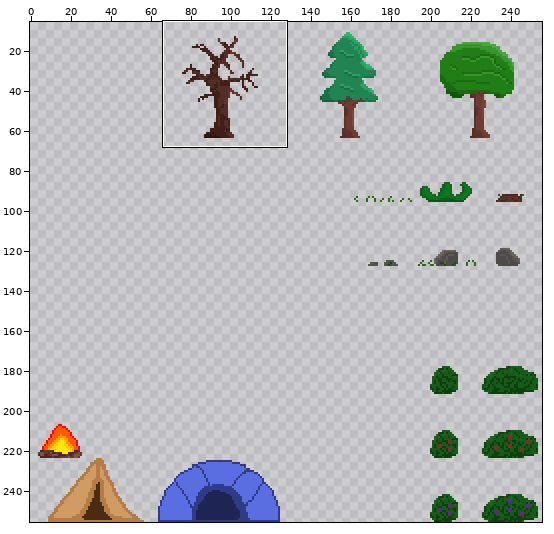
Sprite sheet: Vojtech/Assets/Sprites/Forest/Forest_Tilemap.png. The picture above shows the old version from afar; the outline marks the close-up.
Close-up. Earlier state:
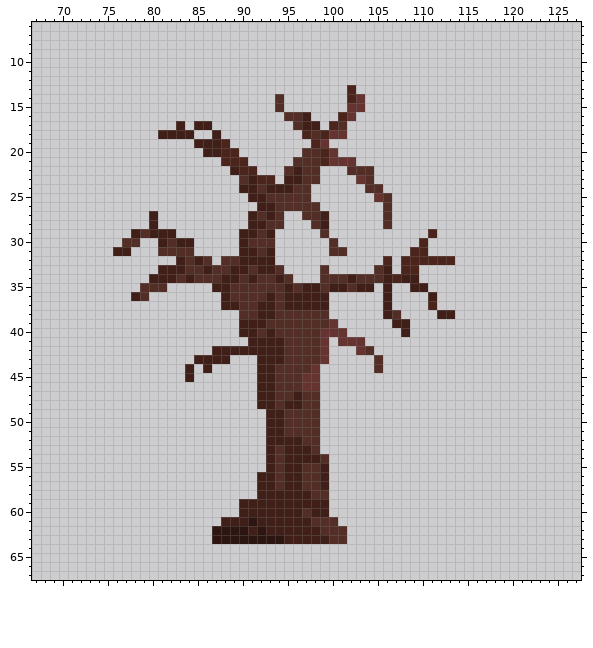
The file is 256x256 pixels. Colours within 5 levels of each other are drawn and written as one. Shown: x 67..127, y 6..67. The wide view leaves out empty margins. The commit also changed other parts of the picture, which this record leaves out.
The same view after the edit:
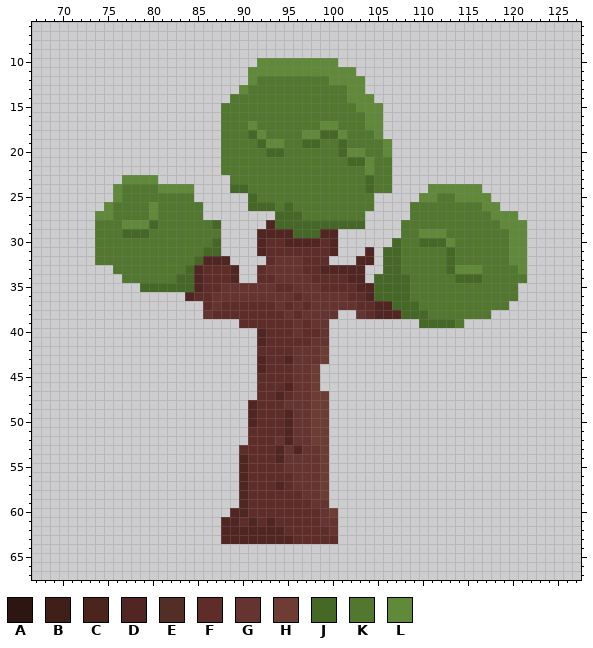
Palette (. is transparent): A #2d1611  B #401f18  C #4b241c  D #512522  E #532e27  F #5e2c29  G #653330  H #6d3d34  J #466826  K #52772f  L #61893a
Changes in this commit:
Changed rows in their new state; - is an unchanged pixel.
first column x 74:
10 ------------------LLLLLLLLL---------------------
11 -----------------LLLLLLLLLLLL-------------------
12 -----------------LKKKKKKKKLLLL------------------
13 ----------------LKKKKKKKKKKKLL------------------
14 ---------------KKKKKKKKKKKKKLLL-----------------
15 --------------KKKKKKKKKKKKKKKLLL----------------
16 --------------KKKKKKKKKKKKKKKKLL----------------
17 ---------.-..-KKKLKKKKKKKLLKKKLL----------------
18 -------....--.KKKJLKKKKLLJJLKKKL----------------
19 -----------...KKKKJLLKKJJKKJKKKKL---------------
20 ------------..KKKKKJJKKKKKKJLLKKL---------------
21 --------------KKKKKKKKKKKKKKJJLKK---------------
22 --------------KKKKKKKKKKKKKKKKLKK---------------
23 ---LLLL--------KKKKKKKKKKKKKKKJKK---------------
24 --LKKKKLLLL----JJKKKKKKKKKKKKKJKK----LLLLLL-----
25 --LKKKKKKKK------JKKKKKKKKKKKKK..---LLKKLLLL----
26 -LKKKKLKKKKK-----JJJKJKKKKKKKKK-.--KKKKKKKKLL---
27 LLKKKKLKKKKK-----...JJJKKKKKKK--.--KKKKKKKKKLLL-
28 KKKLLLJKKKKKKJ---..DJJJJJJJJJJ--.-KKKKKKKKKKKLLL
29 KKKJJJKKKKKKKK--..DDDDJJJDD-------KKLLLKKKKKKKLL
30 KKKKKKKKKKKKKJ--..DFFDDDDFD------JKKJJJLKKKKKKLL
31 KKKKKKKKKKKKJJ--..DFFFFFFFD.--D-JJKKKKKJKKKKKKLL
32 KKKKKKKKKKKJDDD....FGGGFFF---DD-JJKKKKKJKKKKKKLL
33 --KKKKKKKKJDFFFD..FGGGGFFDDDDD-.JJKKKKKJLLLKKKKL
34 ---KKKKKKJJDFFFD..FFGGGGFFFFDD.JJJJKKKKKJJJKKKKK
35 -----JJJJJJDFFGGGGGGFFGGGFFFFDDJJJJKKKKKKKKKKKK-
36 ----..----DFFGGGGGGGGGFGGGGGFFDJJJJKKKKKKKKKKKK-
37 ------------FGFFFFFFGFGFGGGGGFFDDJJJKKKKKKKKKK--
38 ------------GFFFFFFFFGFGGGG--GFDDDJJJKKKKKKK----
39 ----------------FFFFFFGFGG.------..-JJJJK-------
40 ----------------..DFFFGFF-..------.-------------
41 -----------------.DFFFFFG--...------------------
42 -------------.....FFFFGGGH---..-----------------
43 -----------....---DFFDGGGH-----.----------------
44 ----------.-.-----DFFFGGH------.----------------
45 ----------.-------FFFFG-H-----------------------
46 ------------------FFFDG-H-----------------------
47 ------------------FFDFGGHH----------------------
48 -----------------DFFFGGGHH----------------------
49 -----------------DFFFDGGHH----------------------
50 -----------------DFFFDGGHH----------------------
51 -----------------FFFFDGGHH----------------------
52 -----------------FFFGDGGHH----------------------
53 ----------------FFFFDGDGGH----------------------
54 ----------------DFFFDGGGGH----------------------
55 ----------------DFFFFGGGGH----------------------
56 ----------------DFFFFFGGGH----------------------
57 ----------------DFFFDFGGGH----------------------
58 ----------------DFFFFFFGGH----------------------
59 ----------------DFFFFFFFGG----------------------
60 ---------------DDFFFFFFFFGH---------------------
61 --------------DDFDFDFFFFFGG---------------------
62 -------------.DDDDDDDFFFFFG.--------------------
63 -------------.DDDDDDDDFFFFF.--------------------
Changed places in both close-ups, as pixel boxes (x1, y1, x2, y2):
changed: (95, 58, 527, 544)
